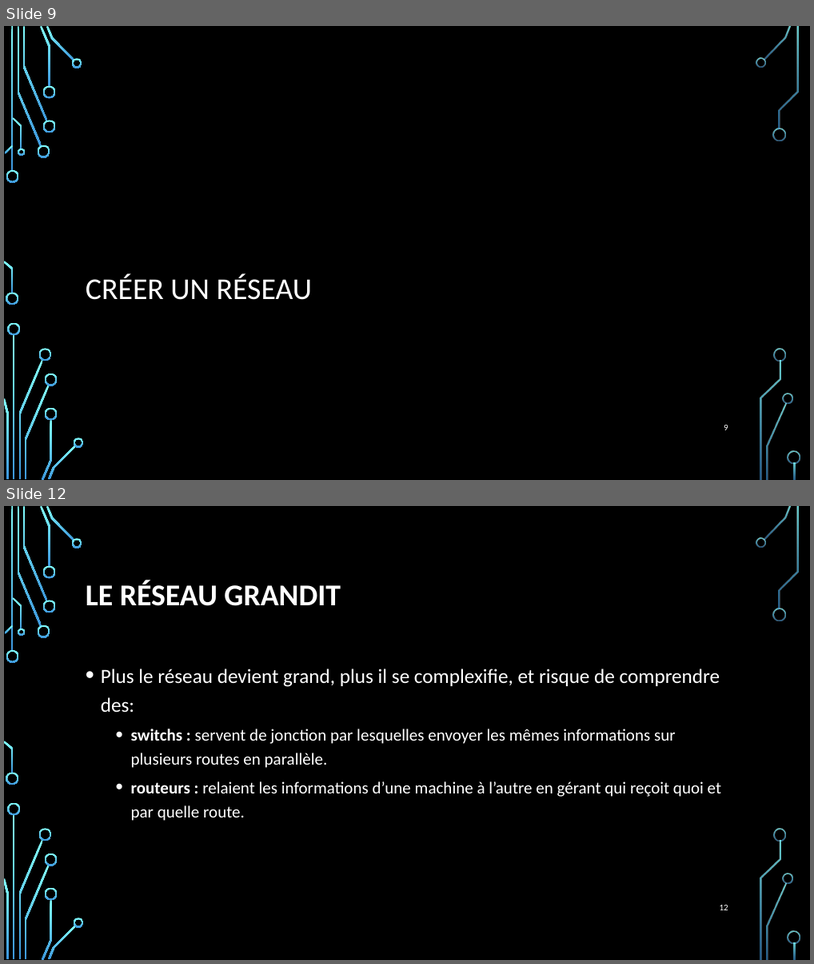
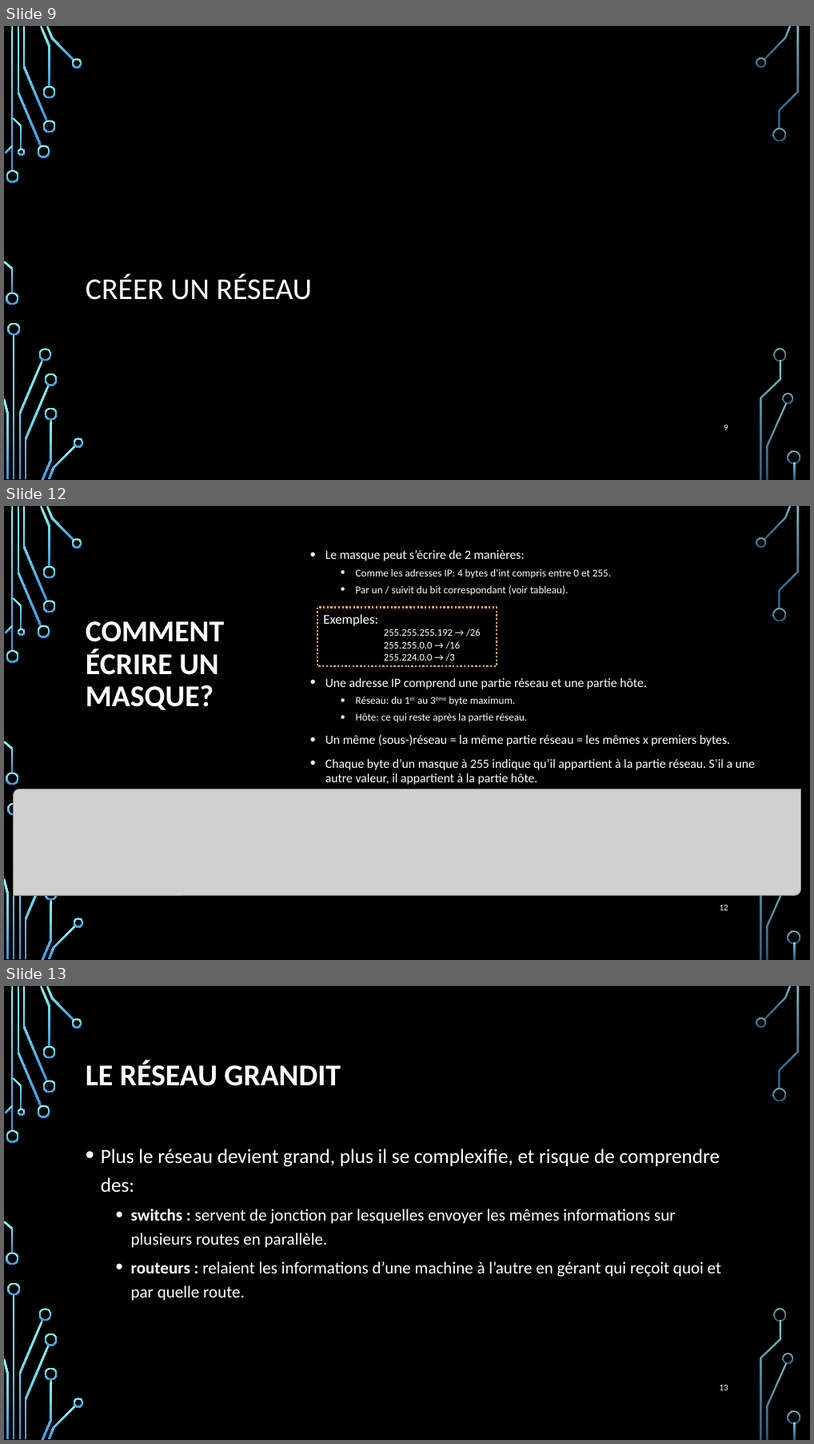
Before and after one commit to Jayleeva/42netpractice, a slide deck: Adressage ip.pptx. Shown one above the other, each under a label of ours: slides 9 and 12 before the commit, slides 9, 12 and 13 after it; the slides between them are not shown. The pictures are 814x964 and 814x1444 pixels, drawn with LibreOffice and Linux fonts; fonts in the diff are those of the drawing; grey boxes stand for pictures; background and template pictures are left out. Boxes give left, top, right and bottom in pixels: in the first picture for what was removed or moved away, otherwise in the second. Text is boxed around its words. In the diff, an @@ line names an element or a change of style, - is before the commit and + after.

```diff
--- a/Adressage ip.pptx
+++ b/Adressage ip.pptx
@@ slide 12 added at (4, 506, 810, 960), background picture (left out); not listed: 36 template elements that a slide beside it also shows @@
@@ text added at (326, 550, 755, 784), 15 pt, text #FFFFFF @@
+• Le masque peut s’écrire de 2 manières:
+  • Comme les adresses IP: 4 bytes d’int compris entre 0 et 255.
+  • Par un / suivit du bit correspondant (voir tableau).
+• Une adresse IP comprend une partie réseau et une partie hôte.
+  • Réseau: du 1er au 3ème byte maximum.
+  • Hôte: ce qui reste après la partie réseau.
+• Un même (sous-)réseau = la même partie réseau = les mêmes x premiers bytes.
+• Chaque byte d’un masque à 255 indique qu’il appartient à la partie réseau. S’il a une autre valeur, il appartient à la partie hôte.
@@ title added at (86, 621, 224, 710), 36 pt, text #FFFFFF, bold @@
+COMMENT ÉCRIRE UN MASQUE?
@@ rectangle added at (318, 607, 497, 666), outline #FAA93A 2.25 pt dashed, 12 pt, text #FFFFFF @@
+Exemples:
+255.255.255.192 → /26
+255.255.0.0 → /16
+255.224.0.0 → /3
@@ picture added at (13, 789, 802, 896) @@
@@ page number added at (720, 904, 729, 910), 10.5 pt, text #FFFFFF @@
+12
@@ what was slide 12 is now slide 13 @@
```
Also in this commit, not shown: 4 slides changed.
